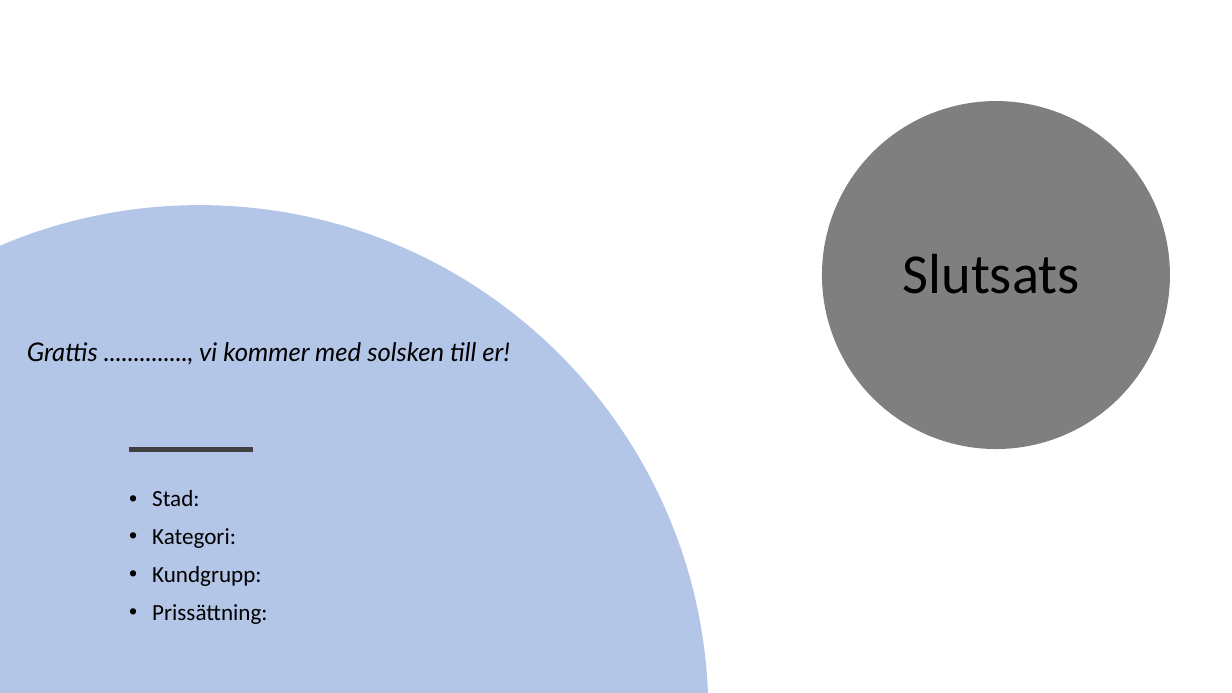
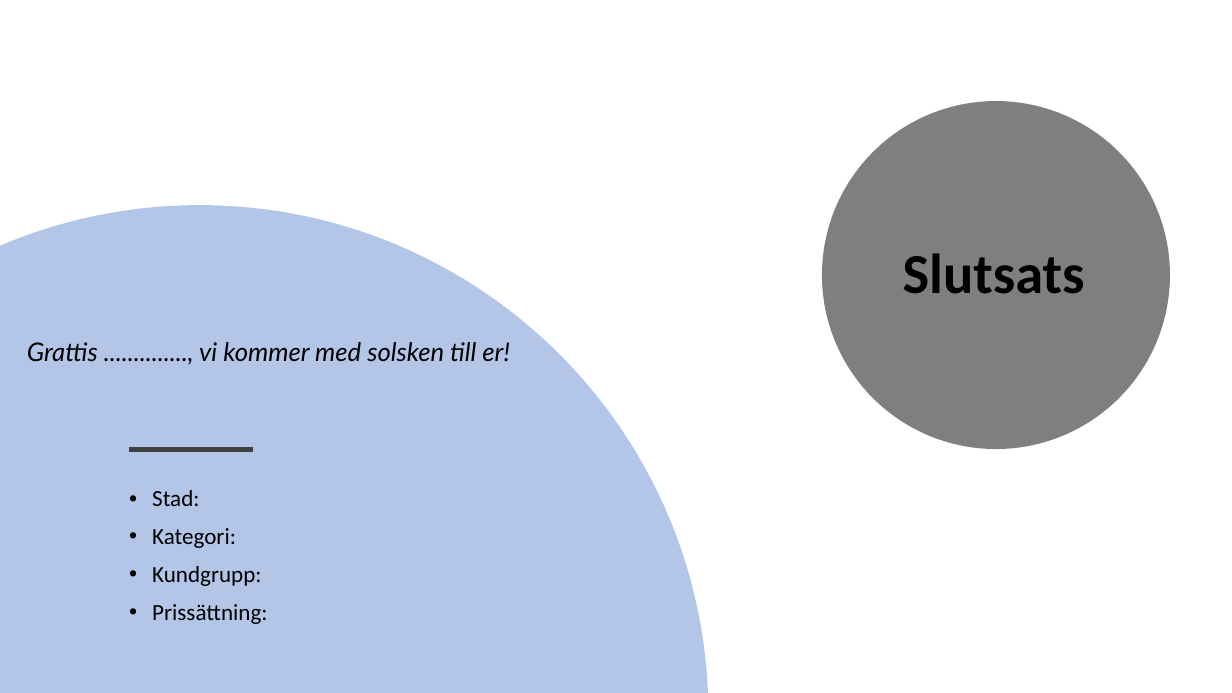
Before and after one commit to sobo1801/UnicornCo, a slide deck: slide 8 of Unicorn Co.pptx. Drawn at 1232x693 pixels with LibreOffice and Linux fonts; fonts in the diff are those of the drawing. Boxes give left, top, right and bottom in pixels: in the first picture for what was removed or moved away, otherwise in the second. Text is boxed around its words. In the diff, an @@ line names an element or a change of style, - is before the commit and + after.

```diff
--- a/Unicorn Co.pptx
+++ b/Unicorn Co.pptx
@@ title "Slutsats" at [903,253,1085,294]: bold on @@
```
Also in this commit, not shown: 3 other files.
